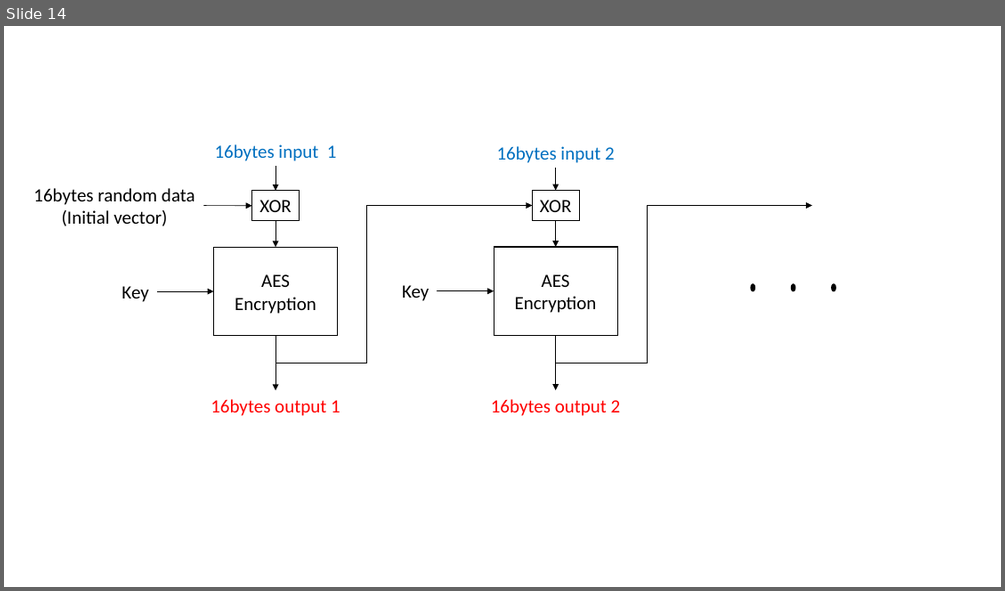
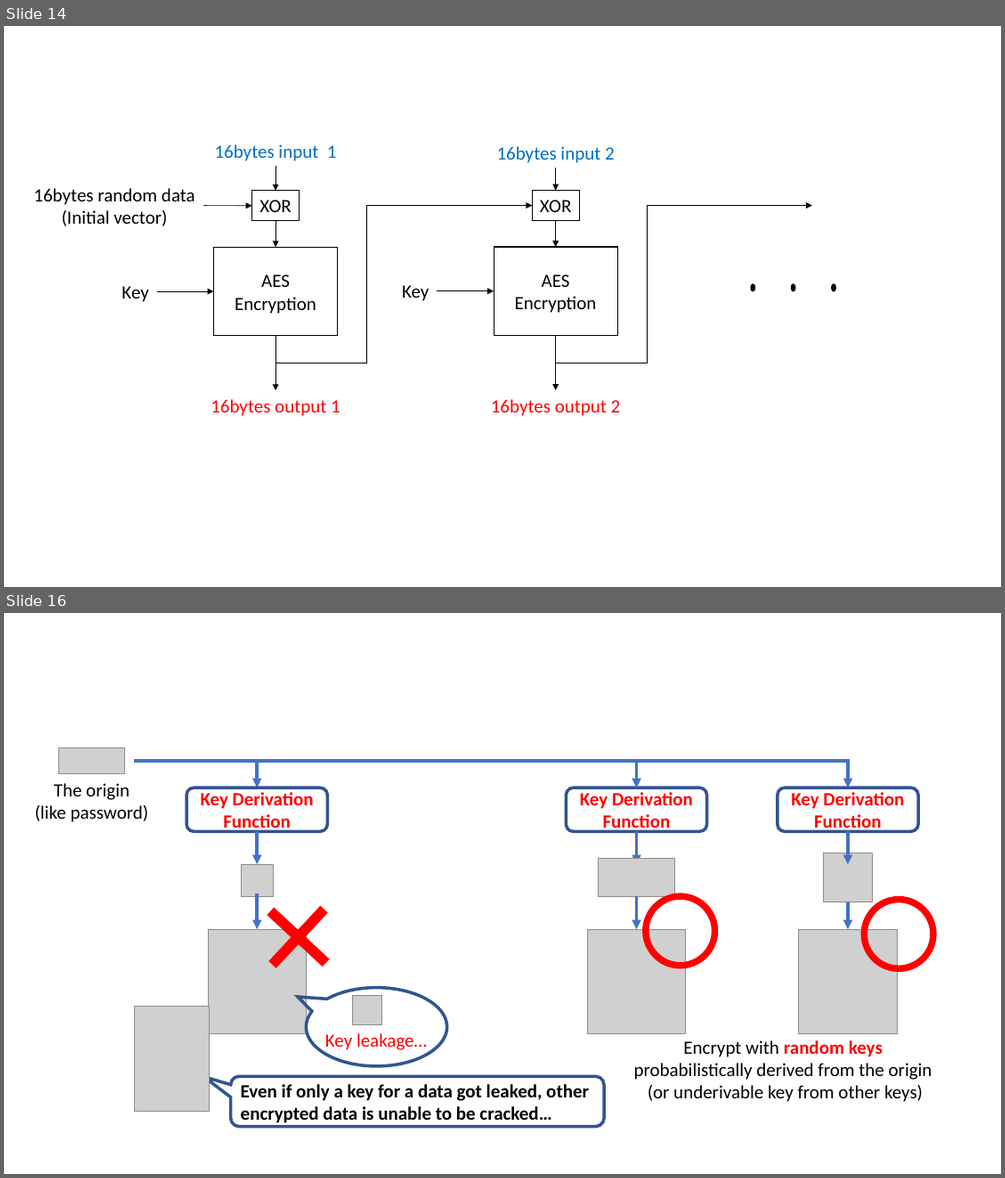
Before and after one commit to junkurihara/class-e2e_security_js, a slide deck: images.pptx. Shown one above the other, each under a label of ours: slide 14 before the commit, slides 14 and 16 after it; the slides between them are not shown. The pictures are 1005x591 and 1005x1178 pixels, drawn with LibreOffice and Linux fonts; fonts in the diff are those of the drawing; grey boxes stand for pictures. Boxes give left, top, right and bottom in pixels: in the first picture for what was removed or moved away, otherwise in the second. Text is boxed around its words. In the diff, an @@ line names an element or a change of style, - is before the commit and + after.

```diff
--- a/images.pptx
+++ b/images.pptx
@@ slide 16 added at box(4, 613, 1001, 1174), background #FFFFFF @@
@@ picture added at box(58, 748, 124, 774) @@
@@ elbow arrow added from (134, 761) to (257, 788), #4472C4 3 pt @@
@@ elbow arrow added from (134, 761) to (637, 788), #4472C4 3 pt @@
@@ elbow arrow added from (134, 761) to (849, 788), #4472C4 3 pt @@
@@ text added at box(35, 783, 149, 822), 18 pt, text #000000 @@
+The origin
+(like password)
@@ rounded rectangle added at box(186, 788, 327, 831), outline #325491 3 pt, 18 pt, text #FF0000, bold @@
+Key Derivation Function
@@ rounded rectangle added at box(566, 788, 707, 831), outline #325491 3 pt, 18 pt, text #FF0000, bold @@
+Key Derivation Function
@@ rounded rectangle added at box(777, 788, 918, 831), outline #325491 3 pt, 18 pt, text #FF0000, bold @@
+Key Derivation Function
@@ arrow added from (257, 831) to (257, 864), #4472C4 3 pt @@
@@ arrow added from (637, 831) to (637, 864), #4472C4 3 pt @@
@@ picture added at box(823, 852, 872, 901) @@
@@ arrow added from (849, 831) to (849, 864), #4472C4 3 pt @@
@@ picture added at box(241, 864, 273, 896) @@
@@ picture added at box(599, 859, 675, 896) @@
@@ plus added at box(246, 884, 351, 989), fill #FF0000, outline #FF0000 1 pt @@
@@ arrow added from (257, 893) to (257, 929), #4472C4 3 pt @@
@@ arrow added from (637, 896) to (637, 929), #4472C4 3 pt @@
@@ donut added at box(643, 893, 718, 968), fill #FF0000, outline #FF0000 1 pt @@
@@ arrow added from (849, 902) to (849, 929), #4472C4 3 pt @@
@@ donut added at box(862, 896, 937, 971), fill #FF0000, outline #FF0000 1 pt @@
@@ picture added at box(208, 929, 306, 1034) @@
@@ picture added at box(587, 929, 685, 1034) @@
@@ picture added at box(799, 929, 897, 1034) @@
@@ picture added at box(134, 1006, 209, 1111) @@
@@ speech bubble added at box(306, 988, 446, 1066), outline #325491 3 pt @@
@@ picture added at box(353, 995, 382, 1025) @@
@@ text added at box(325, 1033, 427, 1053), 18 pt, text #FF0000 @@
+Key leakage…
@@ text added at box(634, 1040, 932, 1102), 18 pt, text #000000 @@
+Encrypt with random keys probabilistically derived from the origin
+(or underivable key from other keys)
@@ rounded speech box added at box(231, 1076, 604, 1126), outline #325491 3 pt, 18 pt, text #000000, bold @@
+Even if only a key for a data got leaked, other encrypted data is unable to be cracked…
```
Also in this commit, not shown: 1 other slide added, 4 other files.
